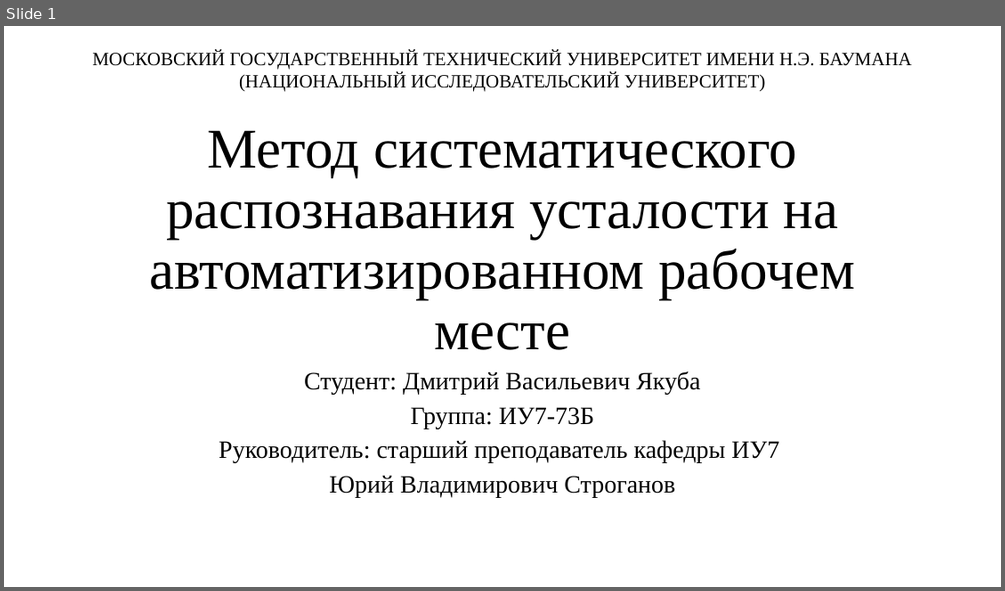
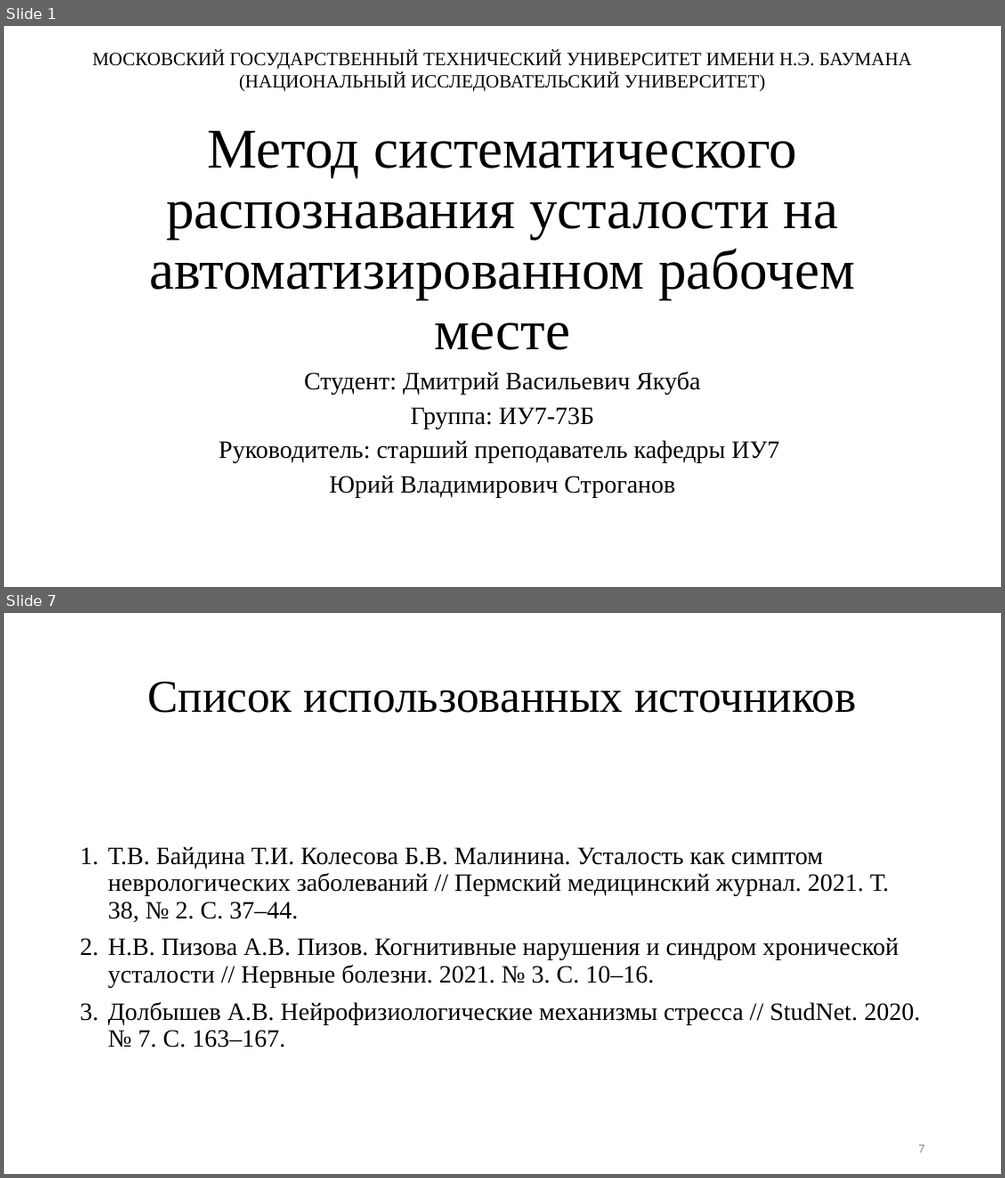
Before and after one commit to TheSawIsTheLaw/FatigueRecognitionSystem, a slide deck: Presentation/presentation.pptx. Shown one above the other, each under a label of ours: slide 1 before the commit, slides 1 and 7 after it; the slides between them are not shown. The pictures are 1005x591 and 1005x1178 pixels, drawn with LibreOffice and Linux fonts; fonts in the diff are those of the drawing. Boxes give left, top, right and bottom in pixels: in the first picture for what was removed or moved away, otherwise in the second. Text is boxed around its words. In the diff, an @@ line names an element or a change of style, - is before the commit and + after.

```diff
--- a/Presentation/presentation.pptx
+++ b/Presentation/presentation.pptx
@@ slide 7 added at <box>4,613,1001,1174</box>, background #FFFFFF @@
@@ title added at <box>147,682,856,713</box>, 44 pt, text #000000 @@
+Список использованных источников
@@ text added at <box>108,846,920,1047</box>, 24 pt, text #000000 @@
+1. Т.В. Байдина Т.И. Колесова Б.В. Малинина. Усталость как симптом неврологических заболеваний // Пермский медицинский журнал. 2021. Т. 38, № 2. С. 37–44.
+2. Н.В. Пизова А.В. Пизов. Когнитивные нарушения и синдром хронической усталости // Нервные болезни. 2021. № 3. С. 10–16.
+3. Долбышев А.В. Нейрофизиологические механизмы стресса // StudNet. 2020. № 7. С. 163–167.
@@ page number added at <box>918,1144,924,1152</box>, 12 pt, text #8C8C8C @@
+7
```
Also in this commit, not shown: 4 slides changed, 1 other slide added, 3 other files.
